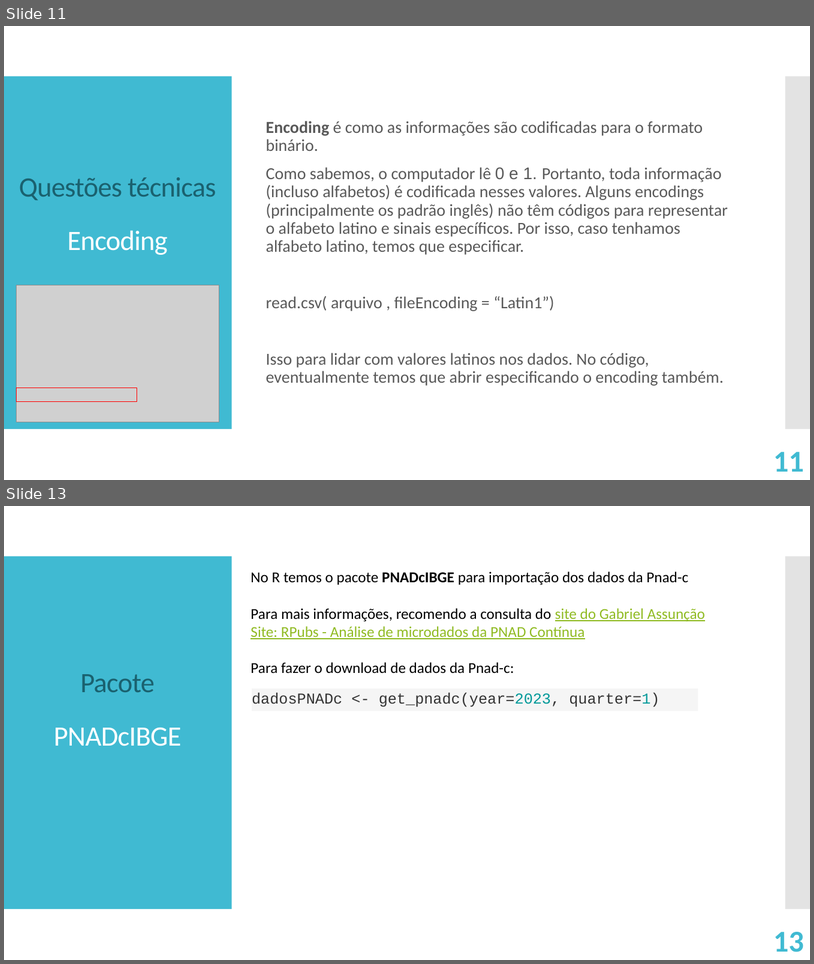
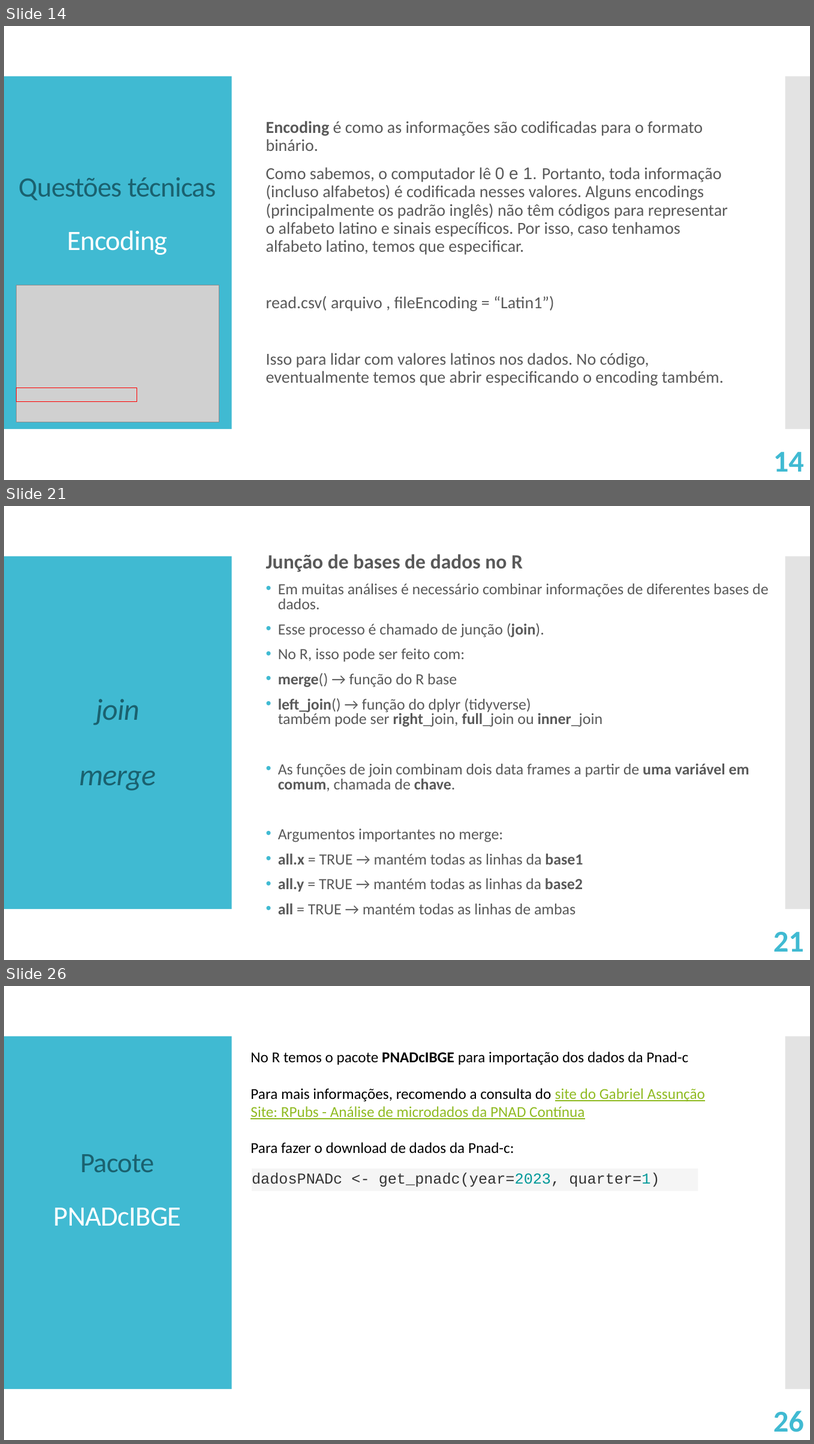
Before and after one commit to victorgalcantara/R-Intro, a slide deck: A03 - Mão na massa/A03 - Import and Tidy Data.pptx. Shown one above the other, each under a label of ours: slides 11 and 13 before the commit, slides 14, 21 and 26 after it; the slides between them are not shown. The pictures are 814x964 and 814x1444 pixels, drawn with LibreOffice and Linux fonts; fonts in the diff are those of the drawing; grey boxes stand for pictures. Boxes give left, top, right and bottom in pixels: in the first picture for what was removed or moved away, otherwise in the second. Text is boxed around its words. In the diff, an @@ line names an element or a change of style, - is before the commit and + after.

```diff
--- a/A03 - Mão na massa/A03 - Import and Tidy Data.pptx
+++ b/A03 - Mão na massa/A03 - Import and Tidy Data.pptx
@@ slide 21 added at (4, 506, 810, 960), background #FFFFFF; not listed: 2 template elements that a slide beside it also shows @@
@@ text added at (266, 554, 768, 914), 18.5 pt, text #595959 @@
+Junção de bases de dados no R
+• Em muitas análises é necessário combinar informações de diferentes bases de dados.
+• Esse processo é chamado de junção (join).
+• No R, isso pode ser feito com:
+• merge() → função do R base
+• left_join() → função do dplyr (tidyverse)
+  também pode ser right_join, full_join ou inner_join
+• As funções de join combinam dois data frames a partir de uma variável em comum, chamada de chave.
+• Argumentos importantes no merge:
+• all.x = TRUE → mantém todas as linhas da base1
+• all.y = TRUE → mantém todas as linhas da base2
+• all = TRUE → mantém todas as linhas de ambas
@@ text added at (79, 699, 156, 790), 36 pt, text #1A616F, italic @@
+join
+merge
@@ page number added at (774, 931, 804, 951), 36 pt, text #40BAD2, bold @@
+21
@@ what was slide 11 is now slide 14 @@
@@ page number at (774, 451, 804, 471): text changed @@
-11
+14
@@ what was slide 13 is now slide 26 @@
@@ page number at (774, 1410, 804, 1432): text changed @@
-13
+26
```
Also in this commit, not shown: 1 slide changed, 18 other slides added, 1 slide removed, 6 other files.
